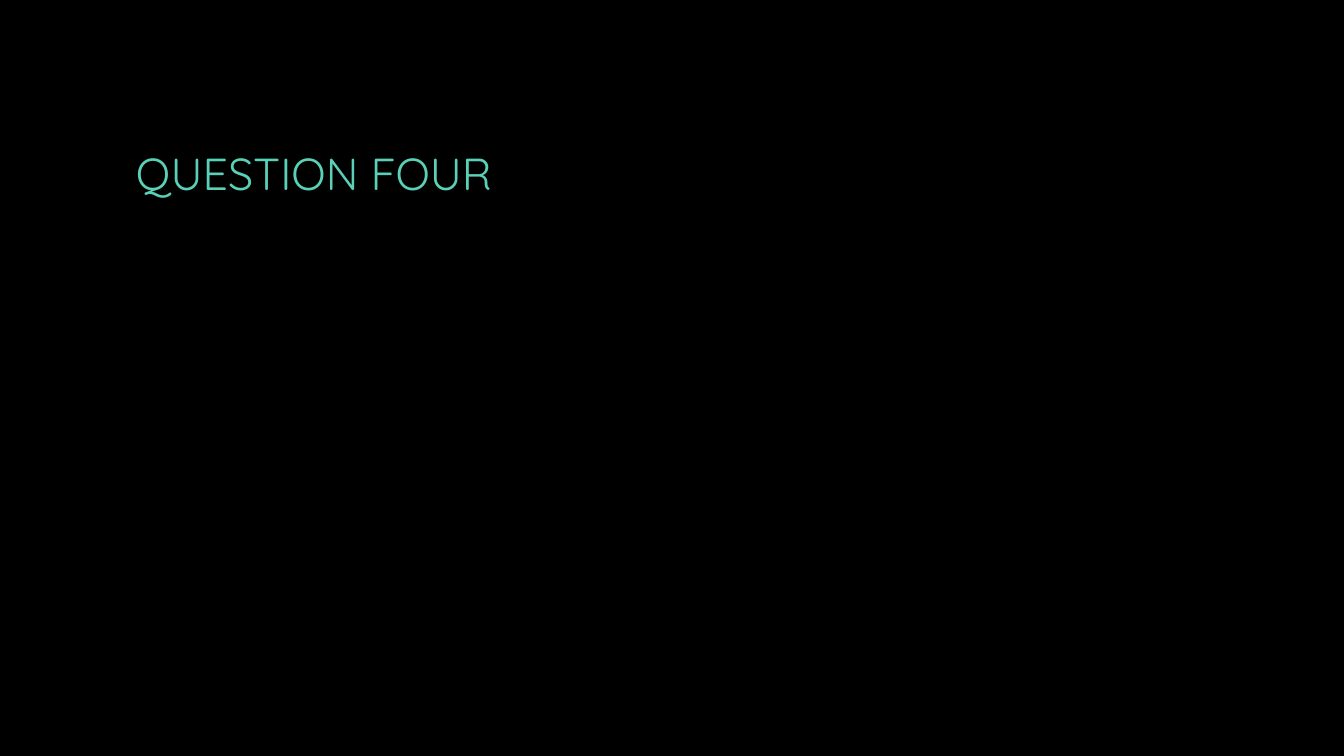
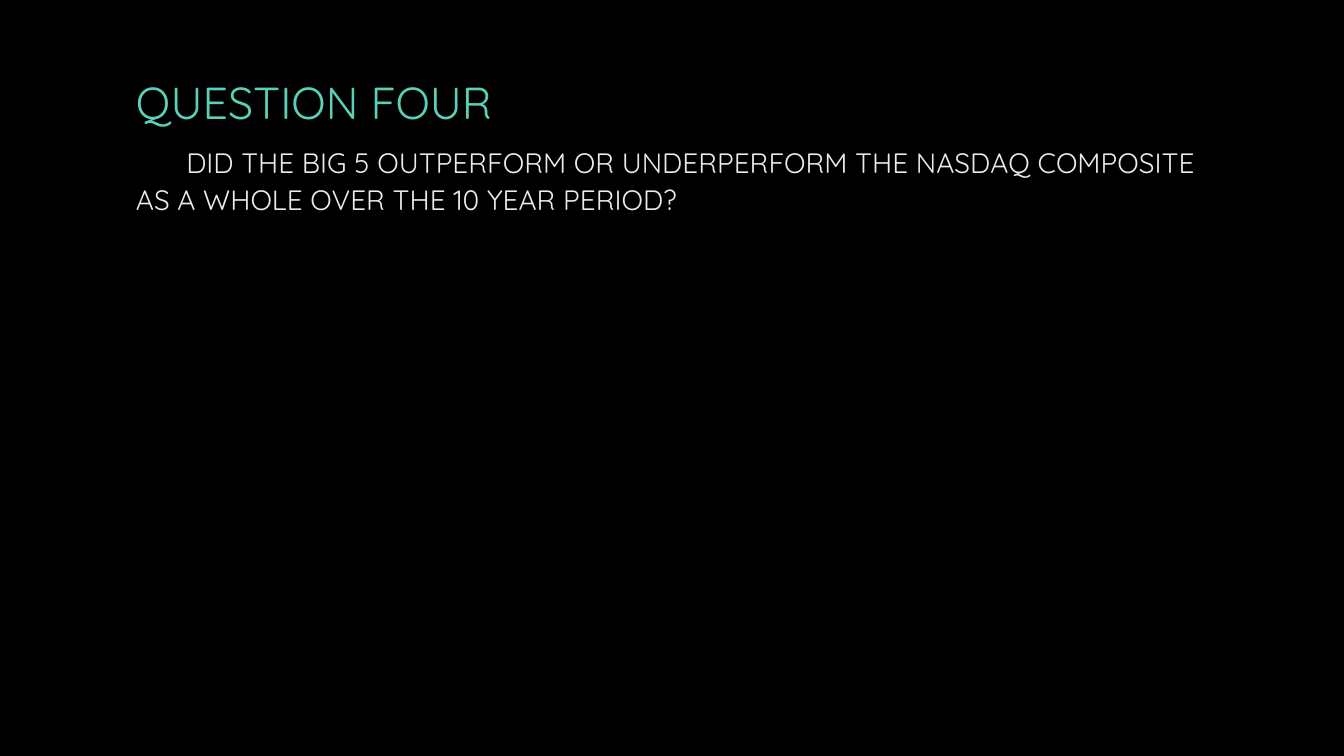
Before and after one commit to Scooters1206/Project-One, a slide deck: slide 8 of Working Files/Project1_Presentation.pptx. Drawn at 1344x756 pixels with LibreOffice and Linux fonts; fonts in the diff are those of the drawing; background and template pictures are left out. Boxes give left, top, right and bottom in pixels: in the first picture for what was removed or moved away, otherwise in the second. Text is boxed around its words. In the diff, an @@ line names an element or a change of style, - is before the commit and + after.

```diff
--- a/Working Files/Project1_Presentation.pptx
+++ b/Working Files/Project1_Presentation.pptx
@@ title at bbox=[136, 87, 1195, 211]: text changed; size 32 to 20 pt; text colour #5AD0B8 to #EBEBEB @@
-QUESTION FOUR
+QUESTION FOUR
+DID THE BIG 5 OUTPERFORM OR UNDERPERFORM THE NASDAQ COMPOSITE AS A WHOLE OVER THE 10 YEAR PERIOD?
```
Also in this commit, not shown: 6 other slides changed, 3 other files.
